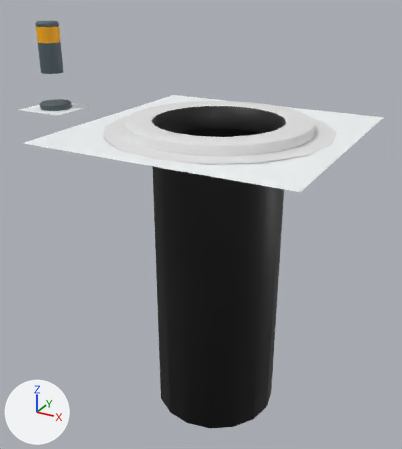
Renders of the Blender file Assets/Art/gridEssentials.blend from each side of a commit.
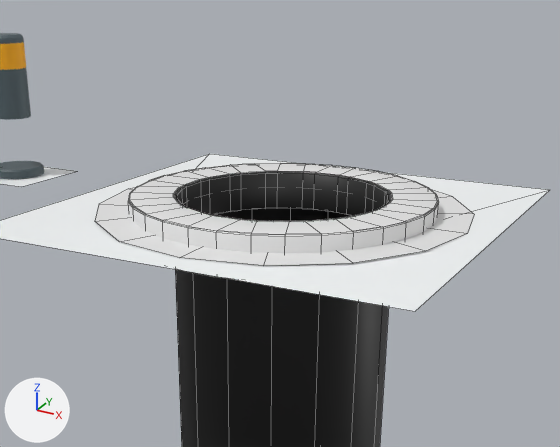
There are two pictures of each version: one whole from a 50 mm lens placed at (15.06, -15.94, 4.46), pointed at (6.03, 0.48, -3.75), one close up on the part from 11% to 97% of the width and 0% to 61% of the height. Lighting does not change. The marker at lower left points along +X, +Y and +Z. The first two pictures are the older version. The close-ups show mesh edges as thin lines.

The first close-up shows 'Hole', 'Hole.001', 'Pillar', 'Pillar Base', 'Tile'.
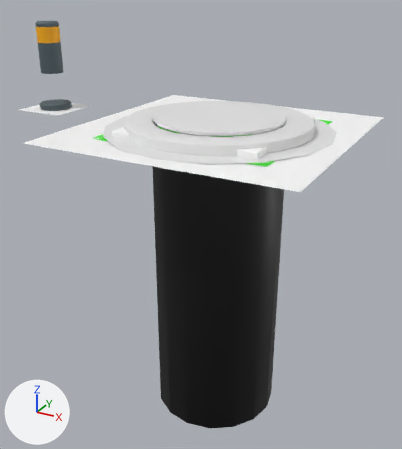
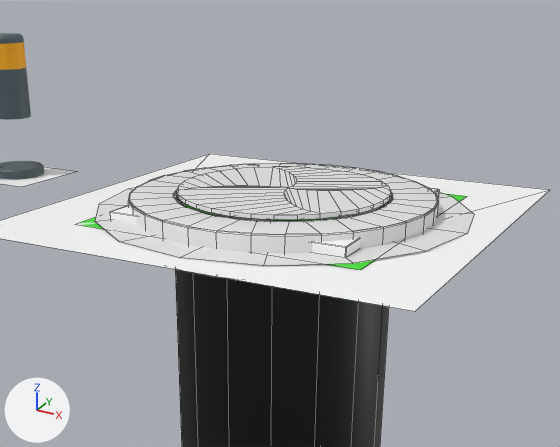
The change, as a diff of the scene's bpy script:
```diff
--- a/Assets/Art/gridEssentials.blend.py
+++ b/Assets/Art/gridEssentials.blend.py
@@ me_cube_002 @@
 me_cube_002.from_pydata(...)  # 340 vertices, 275 faces; spans x -4.34..4.33, y -4.34..4.34, z -10.55..0.39
 # used by ob_hole; location = (6.94, 0.0, -0.07)
+# me_cube_002 part 1: all 32 faces centred in x -2.11..2.12, y -2.11..2.11, z 0.37 switch from mat_material (picture img_imphenziapalette01_256_gradient_png) to mat_material_001 (white #e7e7e7)
@@ me_cube_008 @@
+me_cube_008.from_pydata(...)  # 56 vertices, 56 faces; spans x -0.03..2.9, y -1.7..0.36, z 0.41..0.5
+me_cube_008.materials.append(mat_material_001)  # white #e7e7e7
@@ me_cube_007 @@
+me_cube_007.from_pydata(...)  # 56 vertices, 56 faces; spans x -0.35..1.85, y -0.03..2.91, z 0.41..0.5
+me_cube_007.materials.append(mat_material_001)  # white #e7e7e7
@@ me_cube_006 @@
+me_cube_006.from_pydata(...)  # 58 vertices, 57 faces; spans x -3.22..0.04, y -0.61..1.58, z 0.41..0.5
+me_cube_006.materials.append(mat_material_001)  # white #e7e7e7
@@ me_cube_005 @@
+me_cube_005.from_pydata(...)  # 54 vertices, 53 faces; spans x -1.68..0.36, y -2.65..0.03, z 0.41..0.5
+me_cube_005.materials.append(mat_material_001)  # white #e7e7e7
@@ ob_tile_001 @@
 ob_tile_001.location = (6.94, 0.0, 0.0)
-ob_tile_001.hide_set(True)
@@ ob_holecap_003 @@
+ob_holecap_003 = bpy.data.objects.new('HoleCap.003', me_cube_008)
+ob_holecap_003.location = (5.83, 1.76, -0.07)
@@ ob_holecap_002 @@
+ob_holecap_002 = bpy.data.objects.new('HoleCap.002', me_cube_007)
+ob_holecap_002.location = (5.2, -1.15, -0.07)
@@ ob_holecap @@
+ob_holecap = bpy.data.objects.new('HoleCap', me_cube_006)
+ob_holecap.location = (8.43, -1.51, -0.07)
@@ ob_holecap_001 @@
+ob_holecap_001 = bpy.data.objects.new('HoleCap.001', me_cube_005)
+ob_holecap_001.location = (8.73, 1.15, -0.07)
```

What differs and where, as boxes (x1, y1, x2, y2) in the close-ups (560 x 447 px):
'HoleCap', added: after (177, 185, 320, 220)
'HoleCap.001', added: after (284, 186, 391, 219)
'HoleCap.002', added: after (177, 167, 296, 190)
'Tile.001', shown (mostly hidden): after (77, 188, 467, 270)
'HoleCap.003', added: after (275, 167, 388, 190)
part 1 of me_cube_002, recoloured: before (174, 171, 391, 210); after (174, 192, 391, 210)
